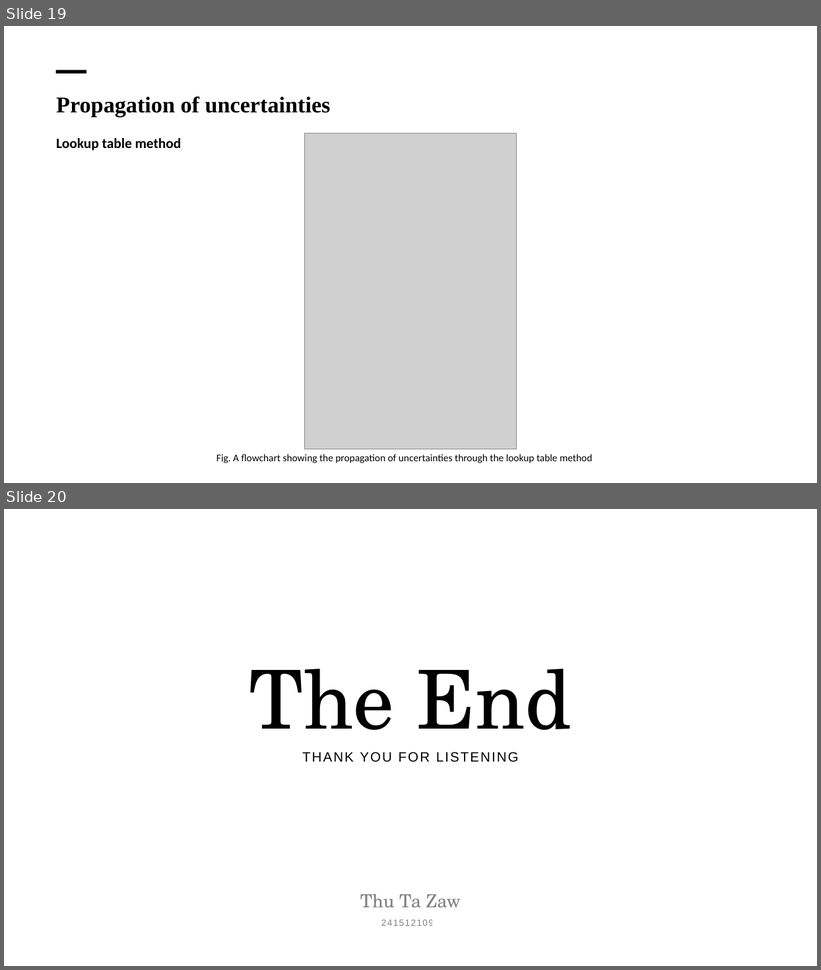
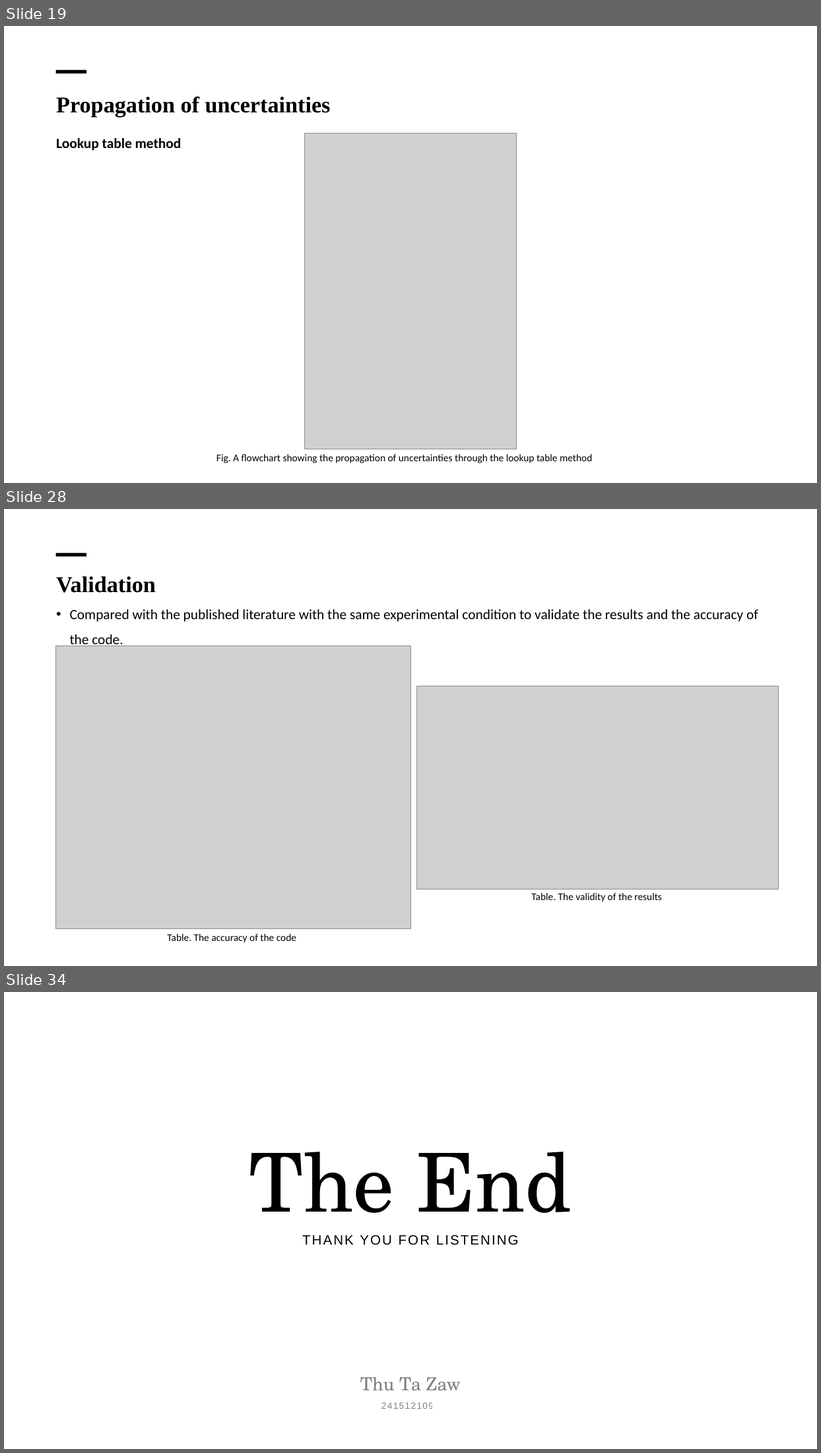
Before and after one commit to Thutazaw09/japan-data, a slide deck: Japan/Progress Presentation/Presentation 11.2 (Monte carlo L Review).pptx. Shown one above the other, each under a label of ours: slides 19 and 20 before the commit, slides 19, 28 and 34 after it; the slides between them are not shown. The pictures are 821x970 and 821x1453 pixels, drawn with LibreOffice and Linux fonts; fonts in the diff are those of the drawing; grey boxes stand for pictures; background and template pictures are left out. Boxes give left, top, right and bottom in pixels: in the first picture for what was removed or moved away, otherwise in the second. Text is boxed around its words. In the diff, an @@ line names an element or a change of style, - is before the commit and + after.

```diff
--- a/Japan/Progress Presentation/Presentation 11.2 (Monte carlo L Review).pptx
+++ b/Japan/Progress Presentation/Presentation 11.2 (Monte carlo L Review).pptx
@@ slide 28 added at (x1=4, y1=509, x2=817, y2=966), background picture (left out) @@
@@ line added from (56, 555) to (86, 555), #000000 6 pt @@
@@ text added at (x1=56, y1=576, x2=758, y2=649), 25 pt, text #000000 @@
+  Validation
+  • Compared with the published literature with the same experimental condition to validate the results and the accuracy of the code.
@@ picture added at (x1=56, y1=646, x2=411, y2=929) @@
@@ picture added at (x1=416, y1=686, x2=778, y2=889) @@
@@ text added at (x1=531, y1=893, x2=662, y2=902), 18 pt, text #000000 @@
+Table. The validity of the results
@@ text added at (x1=167, y1=934, x2=296, y2=943), 18 pt, text #000000 @@
+Table. The accuracy of the code
@@ what was slide 20 is now slide 34 @@
```
Also in this commit, not shown: 13 other slides added, 44 other files.
